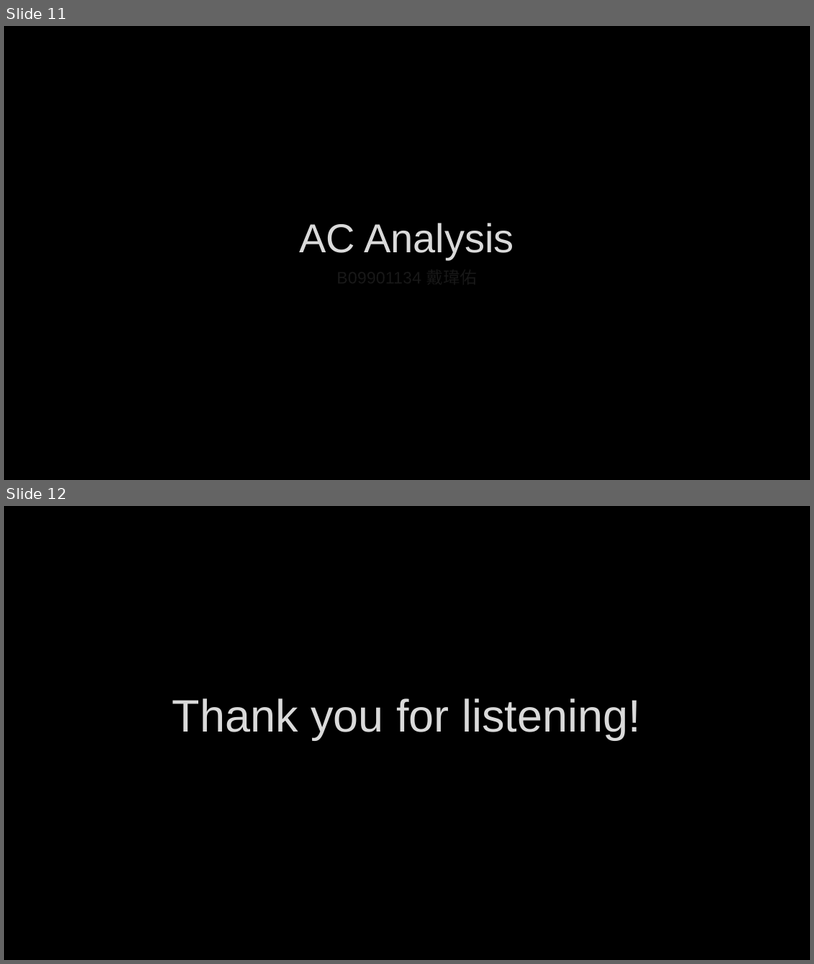
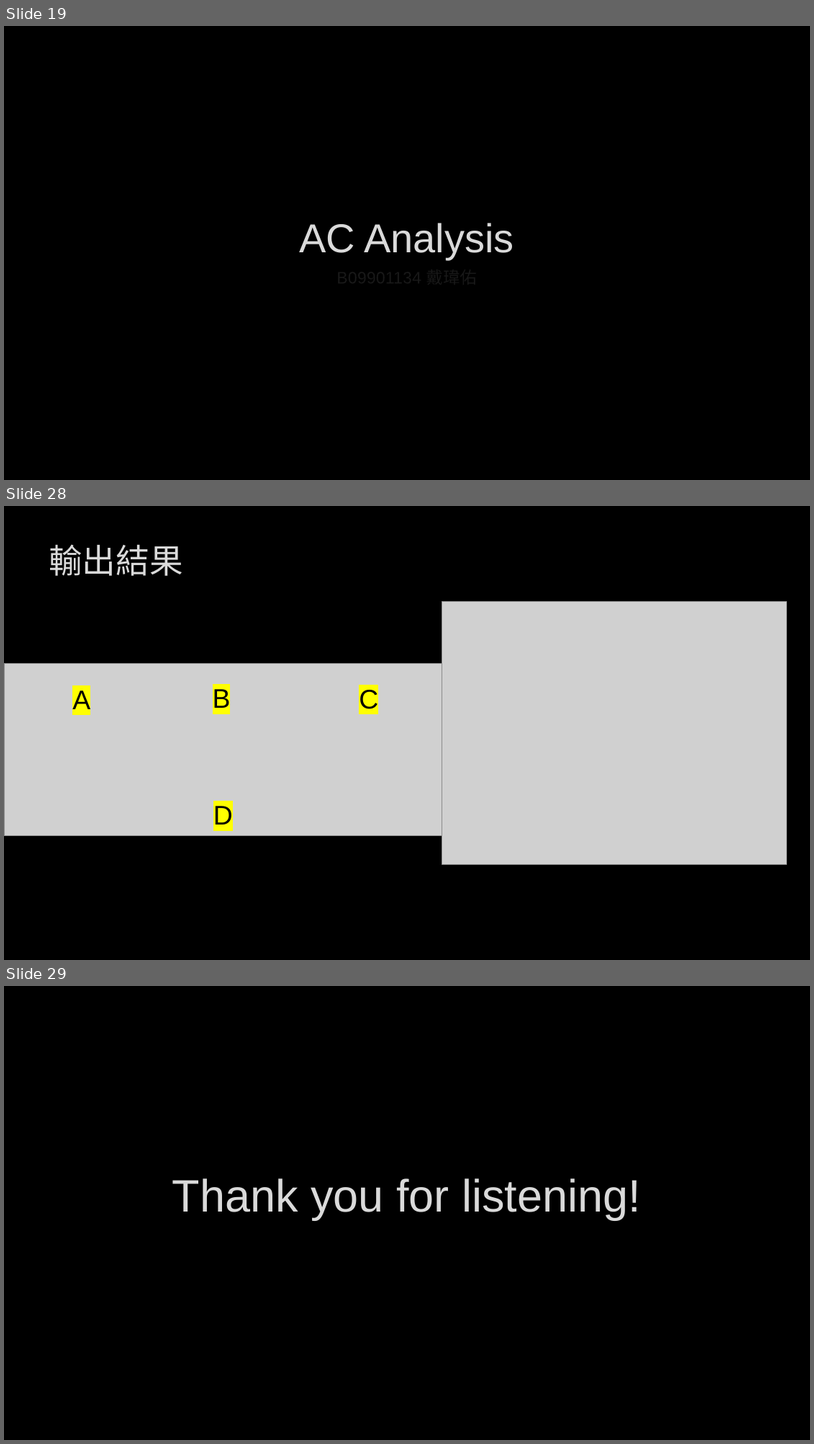
Before and after one commit to broccoli-huang/miniPSPICE, a slide deck: presentation.pptx. Shown one above the other, each under a label of ours: slides 11 and 12 before the commit, slides 19, 28 and 29 after it; the slides between them are not shown. The pictures are 814x964 and 814x1444 pixels, drawn with LibreOffice and Linux fonts; fonts in the diff are those of the drawing; grey boxes stand for pictures; background and template pictures are left out. Boxes give left, top, right and bottom in pixels: in the first picture for what was removed or moved away, otherwise in the second. Text is boxed around its words. In the diff, an @@ line names an element or a change of style, - is before the commit and + after.

```diff
--- a/presentation.pptx
+++ b/presentation.pptx
@@ slide 28 added at (4,506,810,960), background picture (left out) @@
@@ text added at (49,544,183,576), 40 pt, text #DADADA @@
+輸出結果
@@ picture added at (442,602,787,864) @@
@@ group added at (4,663,442,836): 4 texts, 1 picture @@
+A
+D
+B
+C
@@ what was slide 11 is now slide 19 @@
@@ what was slide 12 is now slide 29 @@
```
Also in this commit, not shown: 2 slides changed, 16 other slides added, 1 other file.
